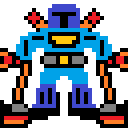
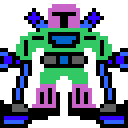
Revision of a layered w=128, h=128 image; what changed, layer by layer:
removed layer "Pasted Layer" over (116, 52, 128, 68)
painted on "image.png" over (0, 4, 128, 124)
